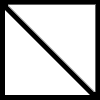
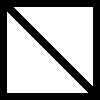
The second 100 x 100 image is a revision of the first. Changes to its layers:
showed "Capa 3", painted on it over left=5, top=4, right=96, bottom=95
hid "Capa 2", painted on it over left=5, top=4, right=96, bottom=95
